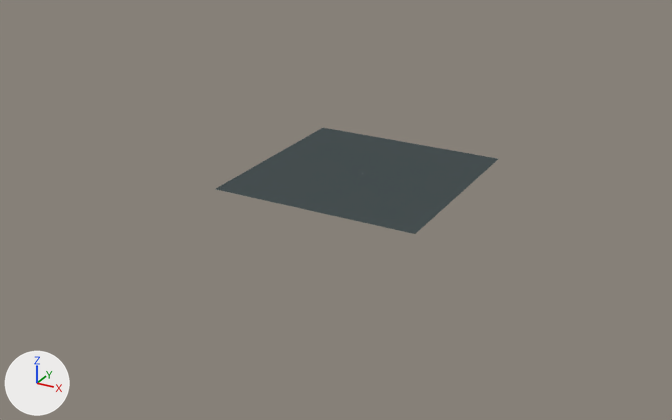
A saved change to the Blender file assets/modelos/ASC_crucero_ligero/ASC_crucero_ligero.blend.
The view is the same before and after, from a 50 mm lens placed at (14101.0, -27600.0, 12142.0), pointed at (-571.0, -924.0, -1196.0). Every picture has the same lights, and +X, +Y and +Z are marked at lower left. The first picture is the older version.

Objects in the first picture: 'Suelo de estudio'.
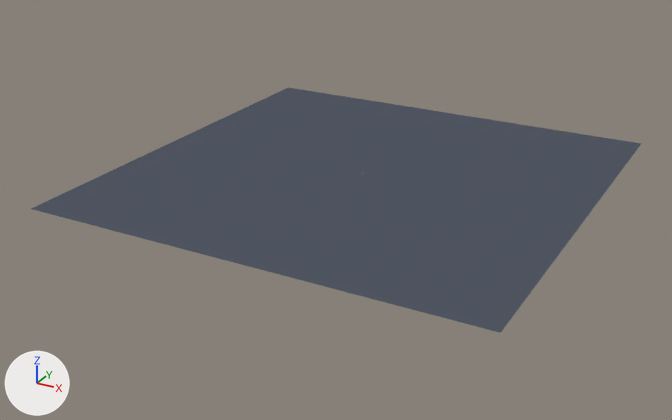
Pixel boxes (x1, y1, x2, y2) of what changed, in the pictures (672 x 420 px):
'Suelo de estudio', recoloured, reshaped, moved (dark grey to greyish blue, 116% wider, 130% taller)
    before: (216, 128, 498, 234)
    after: (31, 88, 641, 333)

The change in detail:
Material 'Suelo' (mat_suelo) changes colour from dark grey #485152 to greyish blue #525864; in linear values from (0.065, 0.082, 0.085) to (0.085, 0.098, 0.127).
me_plane is used by ob_suelo_de_estudio; location (0.0, 0.0, -5.0).
me_plane had 4 vertices, 1 face and spanned x -3750.0..3750.0, y -3750.0..3750.0, z 0.0.
me_plane now has 4 vertices, 1 face and spans x -8013.0..8013.0, y -8013.0..8013.0, z 0.0.
Part 1, on me_plane:
Vertex 0 of me_plane moves from (-3750.0, -3750.0, 0.0) at pixel (214, 189) to (-8013.0, -8013.0, 0.0) at pixel (30, 208).
Vertex 1 of me_plane moves from (3750.0, -3750.0, 0.0) at pixel (415, 234) to (8013.0, -8013.0, 0.0) at pixel (500, 332).
Vertex 2 of me_plane moves from (-3750.0, 3750.0, 0.0) at pixel (322, 127) to (-8013.0, 8013.0, 0.0) at pixel (288, 87).
Vertex 3 of me_plane moves from (3750.0, 3750.0, 0.0) at pixel (498, 158) to (8013.0, 8013.0, 0.0) at pixel (641, 143).
Object 'Suelo de estudio' (ob_suelo_de_estudio) moves from (0.0, 0.0, -5.0) to (0.0, 0.0, -7.0).
